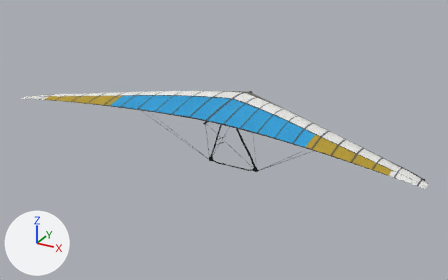
Before and after pictures for a commit that changed the glTF model assets/models/glider_ww_talon.glb.
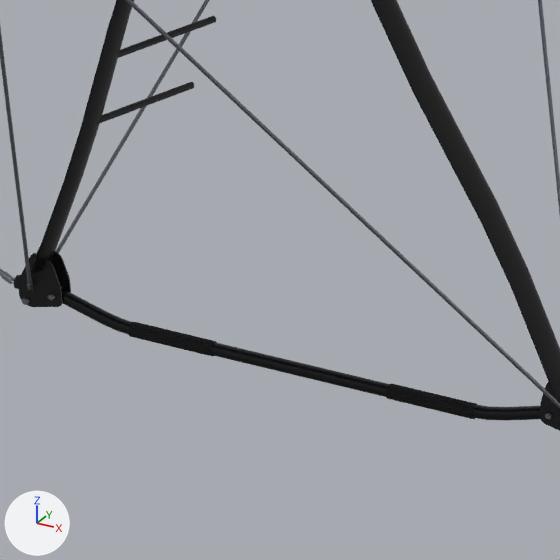
Old and new are each drawn whole from a 50 mm camera at (6.82, -12.58, 5.48) aimed at (0.02, -0.21, -0.7) and again close up on the part from 46% to 57% of the width and 48% to 65% of the height. Lighting does not change. The marker at lower left points along +X, +Y and +Z. The last two pictures show the newer version. Vertices at exactly the same position are counted once.

Objects in the first close-up: 'ControlFrame'.
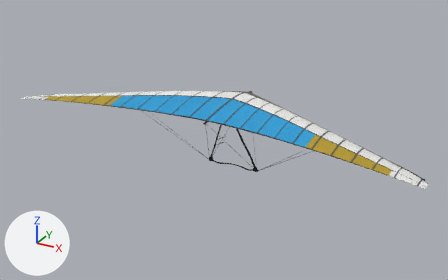
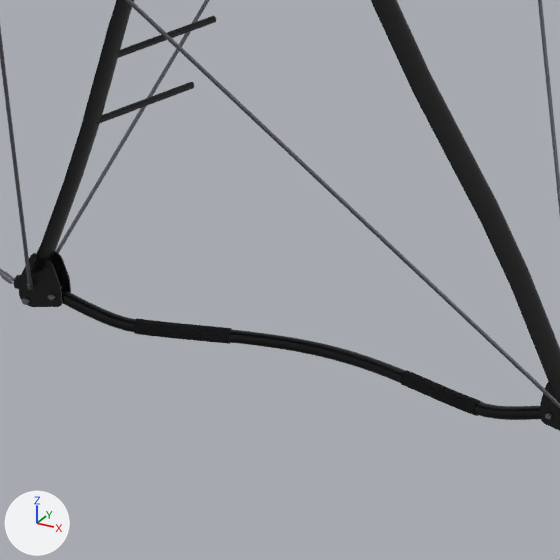
The change, as a diff of the scene's bpy script:
```diff
--- a/assets/models/glider_ww_talon.glb.py
+++ b/assets/models/glider_ww_talon.glb.py
@@ me_controlframe @@
 # used by ob_controlframe; location = (0.0, 0.0, 0.0)
-me_controlframe.from_pydata(...)  # 2510 vertices, 4640 faces; spans x -3.1..3.1, y -1.08..1.17, z -1.67..0.09
+me_controlframe.from_pydata(...)  # 3118 vertices, 5856 faces; spans x -3.1..3.1, y -1.08..1.17, z -1.67..0.09
+# me_controlframe part 1: a new loose piece of 112 vertices spanning x -0.43..-0.22, y 0.3..0.39, z -1.67..-1.63, in mat_grip (black #121213)
+# me_controlframe part 2: a new loose piece of 112 vertices spanning x 0.22..0.43, y 0.3..0.39, z -1.67..-1.63, in mat_grip (black #121213)
+# me_controlframe part 3: 144 vertices moved from x -0.64..0.64, y 0.28..0.31, z -1.66..-1.59 to x -0.65..0.42, y 0.28..0.38, z -1.66..-1.59; 86 vertices removed from x -0.55..0.43, y 0.28..0.31, z -1.67..-1.61; 470 vertices added at x -0.63..0.65, y 0.28..0.42, z -1.66..-1.59
 me_controlframe.materials.append(mat_fitting)
```

What differs and where, as boxes (x1, y1, x2, y2) in the close-ups (560 x 560 px):
part 1 of me_controlframe, added (black)
    after: (134, 318, 231, 344)
part 2 of me_controlframe, added (black)
    after: (400, 370, 482, 416)
part 3 of me_controlframe, cut back
    before: (61, 288, 541, 421)
    after: (61, 288, 541, 420)
